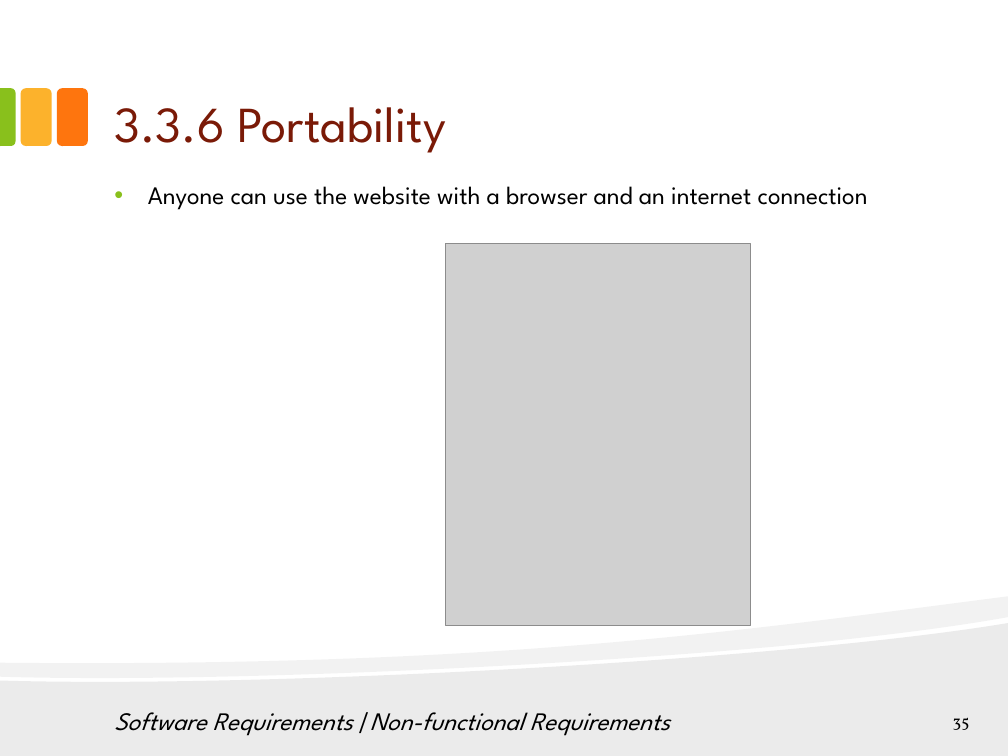
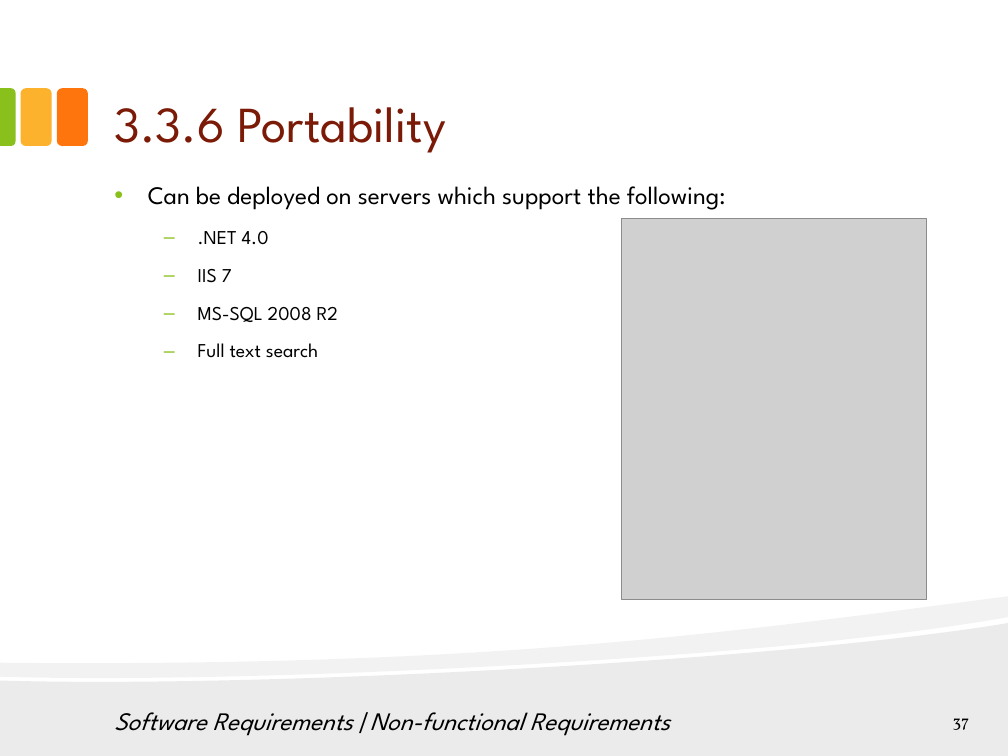
Before and after one commit to hungqcao/Rental-House-Finding, a slide deck: slide 37 of Document/Documentation/Final Document & Report/RHF_Presentation_Final_v1.0.pptx (slide 35 before the commit). Drawn at 1008x756 pixels with LibreOffice and Linux fonts; fonts in the diff are those of the drawing; grey boxes stand for pictures. Boxes give left, top, right and bottom in pixels: in the first picture for what was removed or moved away, otherwise in the second. Text is boxed around its words. In the diff, an @@ line names an element or a change of style, - is before the commit and + after.

```diff
--- a/Document/Documentation/Final Document & Report/RHF_Presentation_Final_v1.0.pptx
+++ b/Document/Documentation/Final Document & Report/RHF_Presentation_Final_v1.0.pptx
@@ text at [148, 186, 726, 358]: text changed @@
-• Anyone can use the website with a browser and an internet connection
+• Can be deployed on servers which support the following:
+  – .NET 4.0
+  – IIS 7
+  – MS-SQL 2008 R2
+  – Full text search
@@ picture: place and size @@
-picture at [446, 244, 751, 625]
+picture at [622, 219, 927, 600]
@@ page number at [953, 718, 970, 730]: text changed @@
-35
+37
```
Also in this commit, not shown: 19 other slides changed, 6 slides added, 5 slides removed.
